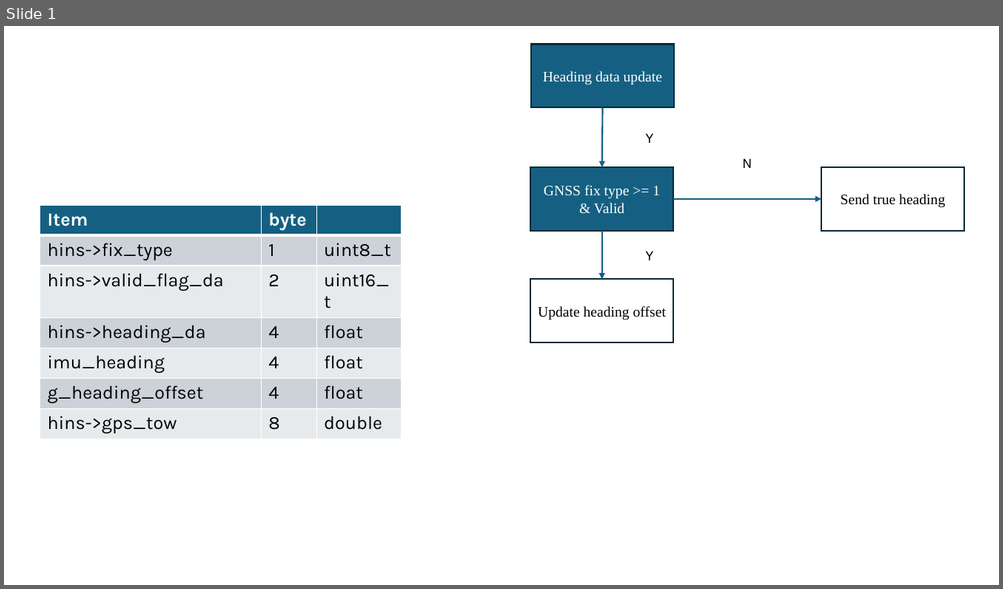
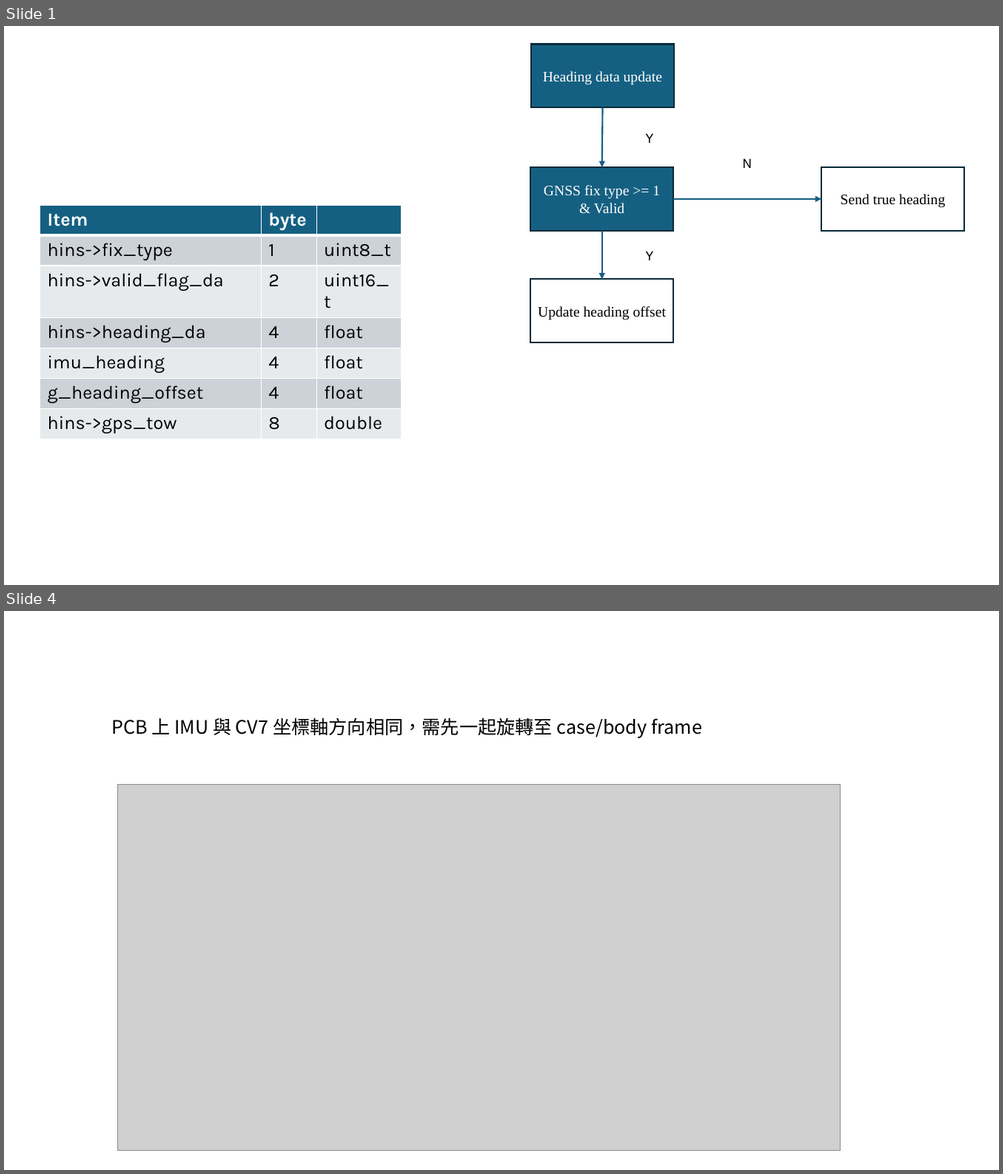
Before and after one commit to adamShiau/adamShiau_Arduino, a slide deck: HINS_MCU_V3.3/doc/True Heading 判斷.pptx. Shown one above the other, each under a label of ours: slide 1 before the commit, slides 1 and 4 after it; the slides between them are not shown. The pictures are 1003x589 and 1003x1174 pixels, drawn with LibreOffice and Linux fonts; fonts in the diff are those of the drawing; grey boxes stand for pictures. Boxes give left, top, right and bottom in pixels: in the first picture for what was removed or moved away, otherwise in the second. Text is boxed around its words. In the diff, an @@ line names an element or a change of style, - is before the commit and + after.

```diff
--- a/HINS_MCU_V3.3/doc/True Heading 判斷.pptx
+++ b/HINS_MCU_V3.3/doc/True Heading 判斷.pptx
@@ slide 4 added at (4, 611, 999, 1170), background #FFFFFF @@
@@ text added at (111, 718, 702, 738), 18 pt, text #000000 @@
+PCB 上 IMU 與 CV7 坐標軸方向相同，需先一起旋轉至 case/body frame
@@ picture added at (117, 784, 840, 1150) @@
```
Also in this commit, not shown: 2 other slides added, 3 slides removed.
